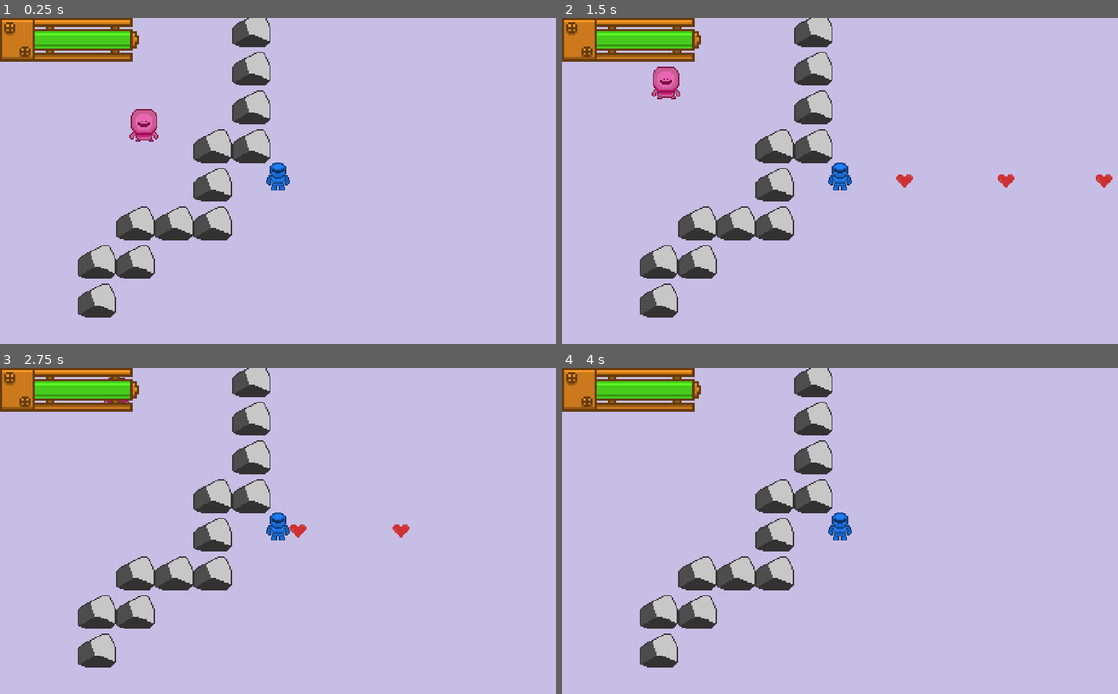
Above: before the commit, frames 1-4 (two rows, left to right).
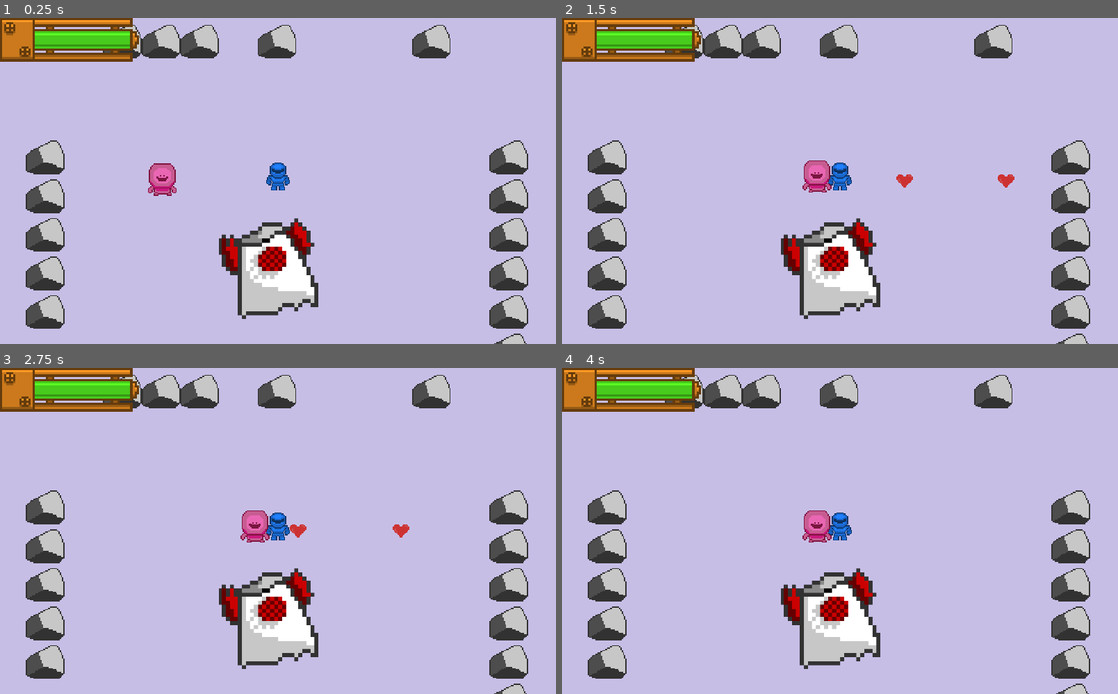
Above: after the commit, the same moments.

Repository: FREQ-E/Hanno
Game: Godot game, scene res://levels/test/test.tscn
Same seed, same stepped clock (60 frames per second), same inputs: the game is played once before the commit and once after it.
Inputs:
- Up to frame 1 (0.25 s): no input
- Up to frame 2 (1.5 s): hold Right (fire_right) 0.53-1.28 s; hold Space (sprint) 0.53-1.28 s; hold Down (fire_down) from 1.28 s (still down); tap Space (sprint) at 1.35 s
- Up to frame 3 (2.75 s): release Down (fire_down) at 2.03 s; hold Right (fire_right) from 2.03 s (still down); hold Space (sprint) from 2.03 s (still down)
- Up to frame 4 (4 s): release Right (fire_right) at 2.78 s; release Space (sprint) at 2.78 s; hold Up (fire_up) 2.78-3.53 s; tap Space (sprint) at 2.85 s; hold Left (fire_left) from 3.53 s (still down); hold Space (sprint) from 3.53 s (still down)

The runs differ from the first frame. In frame 1, 20% of the frame differs, in the area x 4-95%, y 0-100%; in frame 2, 20%, in the area x 4-99%, y 0-100%; in frame 3, 20%; in frame 4, 20%.

Commit message:
Aesthetic update
Added ship in the center
Changed rock positioning

Diff:
--- a/levels/floor1_tileset.tres
+++ b/levels/floor1_tileset.tres
@@ -1,10 +1,14 @@
-[gd_resource type="TileSet" load_steps=4 format=2]
+[gd_resource type="TileSet" load_steps=6 format=2]
 
 [ext_resource path="res://levels/solid color ground.png" type="Texture" id=1]
 [ext_resource path="res://levels/rock.png" type="Texture" id=2]
+[ext_resource path="res://actors/crashed ship.png" type="Texture" id=3]
 
 [sub_resource type="ConvexPolygonShape2D" id=1]
 points = PoolVector2Array( 104, 0, 128, 44, 128, 96, 112, 112, 24, 112, 0, 104, 0, 44, 80, 0 )
+
+[sub_resource type="ConvexPolygonShape2D" id=2]
+points = PoolVector2Array( 11, 51, 64, 57, 143, 15, 222, 23, 255, 4, 318, 88, 293, 151, 334, 229, 328, 297, 265, 297, 200, 321, 76, 330, 63, 328, 64, 193, 10, 160 )
 
 [resource]
 3/name = "rock.png 3"
@@ -42,3 +46,24 @@
 4/shape_one_way_margin = 0.0
 4/shapes = [  ]
 4/z_index = 0
+5/name = "crashed ship.png 5"
+5/texture = ExtResource( 3 )
+5/tex_offset = Vector2( 0, 0 )
+5/modulate = Color( 1, 1, 1, 1 )
+5/region = Rect2( 4, 51, 355, 344 )
+5/tile_mode = 0
+5/occluder_offset = Vector2( 0, 0 )
+5/navigation_offset = Vector2( 0, 0 )
+5/shape_offset = Vector2( 0, 0 )
+5/shape_transform = Transform2D( 1, 0, 0, 1, 0, 0 )
+5/shape = SubResource( 2 )
+5/shape_one_way = false
+5/shape_one_way_margin = 1.0
+5/shapes = [ {
+"autotile_coord": Vector2( 0, 0 ),
+"one_way": false,
+"one_way_margin": 1.0,
+"shape": SubResource( 2 ),
+"shape_transform": Transform2D( 1, 0, 0, 1, 0, 0 )
+} ]
+5/z_index = 0
--- a/levels/test/test.tscn
+++ b/levels/test/test.tscn
@@ -5,9 +5,9 @@
 [ext_resource path="res://actors/alien1/alien1.tscn" type="PackedScene" id=3]
 
 [sub_resource type="NavigationPolygon" id=1]
-vertices = PoolVector2Array( 165.01, 696.191, 97.0105, 2046.19, -396.99, 2002.19, -416.99, -471.809, 427, 424, 525.01, -449.809, 541.01, -135.809, 545.01, 14.1913, 491, 356, 494, 422, 2063.01, -451.809, 2059.01, -117.809, 672, 237, 671, 296, 553, 293, 655.01, 22.1913, 543, 349, 424, 613 )
-polygons = [ PoolIntArray( 0, 1, 2, 3 ), PoolIntArray( 4, 0, 3, 5, 6, 7, 8 ), PoolIntArray( 8, 9, 4 ), PoolIntArray( 5, 10, 11, 6 ), PoolIntArray( 12, 13, 14, 7, 15 ), PoolIntArray( 14, 16, 8, 7 ), PoolIntArray( 4, 17, 0 ) ]
-outlines = [ PoolVector2Array( -416.99, -471.809, -396.99, 2002.19, 97.0105, 2046.19, 165.01, 696.191, 424, 613, 427, 424, 494, 422, 491, 356, 543, 349, 553, 293, 671, 296, 672, 237, 655.01, 22.1913, 545.01, 14.1913, 541.01, -135.809, 2059.01, -117.809, 2063.01, -451.809, 525.01, -449.809 ) ]
+vertices = PoolVector2Array( 2075.62, -494.184, 2096.41, 2041.49, -437.822, 2041.49, -454.773, -480.03 )
+polygons = [ PoolIntArray( 0, 1, 2, 3 ) ]
+outlines = [ PoolVector2Array( -454.773, -480.03, -437.822, 2041.49, 2096.41, 2041.49, 2075.62, -494.184 ) ]
 
 [sub_resource type="RectangleShape2D" id=2]
 extents = Vector2( 10, 1310.31 )
@@ -15,16 +15,17 @@
 [node name="Node2D" type="Node2D"]
 
 [node name="Ground" type="TileMap" parent="."]
+position = Vector2( -43.0105, -117.936 )
 tile_set = ExtResource( 1 )
 cell_size = Vector2( 512, 512 )
 format = 1
-tile_data = PoolIntArray( -65538, 4, 0, -65537, 4, 0, -13107 …(82 unchanged characters)…  4, 0, -65536, 4, 0, -65535, 4, 0, -65534, 4, 0, -65533, 4, 0, -65532, 4, 0, 65534, 4, 0, 6553 …(539 unchanged characters)…
+tile_data = PoolIntArray( -65538, 4, 0, -65537, 4, 0, -13107 …(82 unchanged characters)…  4, 0, -65536, 4, 0, -65535, 4, 0, -65533, 4, 0, -65532, 4, 0, 65534, 4, 0, 6553 …(539 unchanged characters)…
 
 [node name="Rocks" type="TileMap" parent="Ground"]
 tile_set = ExtResource( 1 )
 cell_size = Vector2( 128, 128 )
 format = 1
-tile_data = PoolIntArray( -65532, 3, 0, -65531, 3, 0, 5, 3, 0, 65539, 4, 0, 65541, 3, 0, 131077, 3, 0, 131085, 2, 0, 131086, 2, 0, 196612, 3, 0, 196613, 3, 0, 196620, 2, 0, 196621, 2, 0, 262148, 3, 0, 262155, 2, 0, 262156, 2, 0, 327682, 3, 0, 327683, 3, 0, 327684, 3, 0, 327691, 2, 0, 393217, 3, 0, 393218, 3, 0, 458753, 3, 0 )
+tile_data = PoolIntArray( -262136, 4, 0, 2, 3, 0, 3, 3, 0, 4, 3, 0, 6, 3, 0, 10, 3, 0, 131085, 2, 0, 131086, 2, 0, 196608, 3, 0, 196620, 3, 0, 196621, 2, 0, 262144, 3, 0, 262155, 2, 0, 262156, 3, 0, 327680, 3, 0, 327685, 5, 0, 327691, 2, 0, 327692, 3, 0, 393216, 3, 0, 393228, 3, 0, 458752, 3, 0, 458764, 3, 0, 524300, 3, 0, 589824, 3, 0, 589836, 3, 0, 655360, 3, 0, 655372, 3, 0, 720896, 3, 0, 720908, 3, 0, 851970, 3, 0, 851971, 3, 0, 851972, 3, 0, 851973, 3, 0, 851974, 3, 0, 851975, 3, 0, 851976, 3, 0, 851977, 3, 0 )
 
 [node name="YSort" type="YSort" parent="."]
 
@@ -32,7 +33,7 @@
 position = Vector2( 369.37, 413.689 )
 
 [node name="Player1" parent="YSort" instance=ExtResource( 2 )]
-position = Vector2( 792.512, 555.734 )
+position = Vector2( 792.519, 400 )
 
 [node name="Camera2D" type="Camera2D" parent="YSort/Player1"]
 current = true
